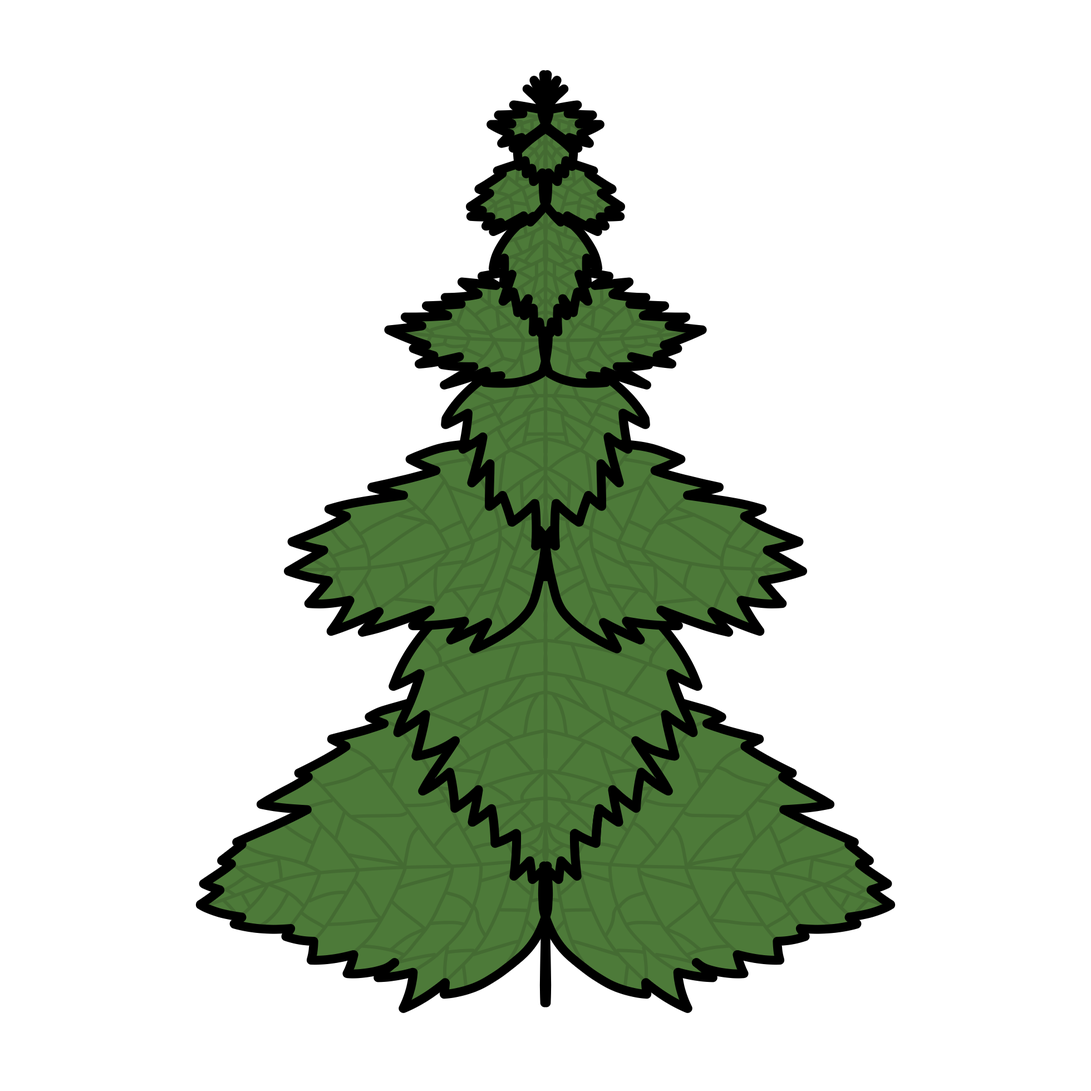
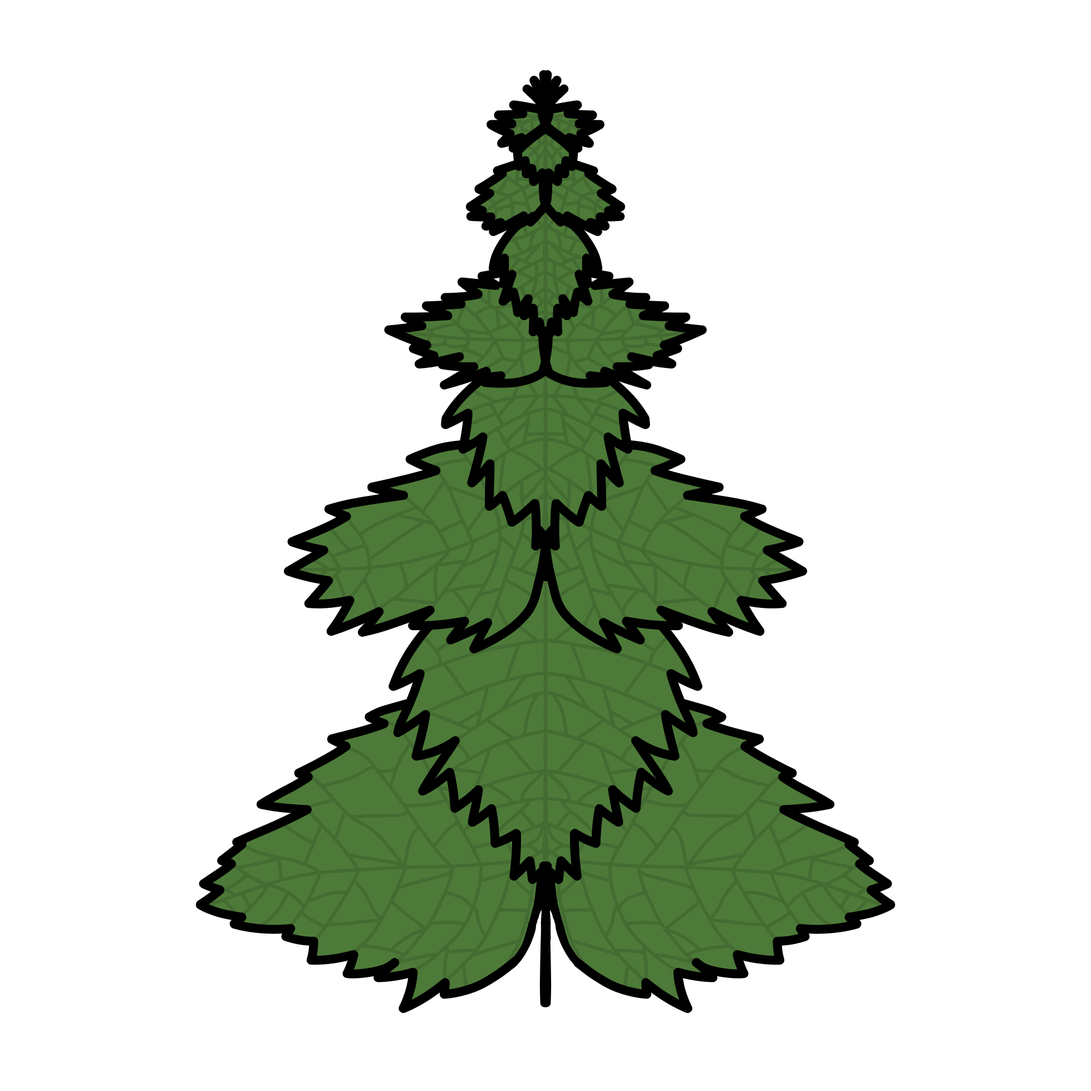
Layer changes from the first w=1091, h=1091 image to the second:
painted on "Details" over [514, 880, 579, 967]
painted on "Line art" over [514, 880, 579, 967]
painted on "Color" over [514, 880, 579, 967]
